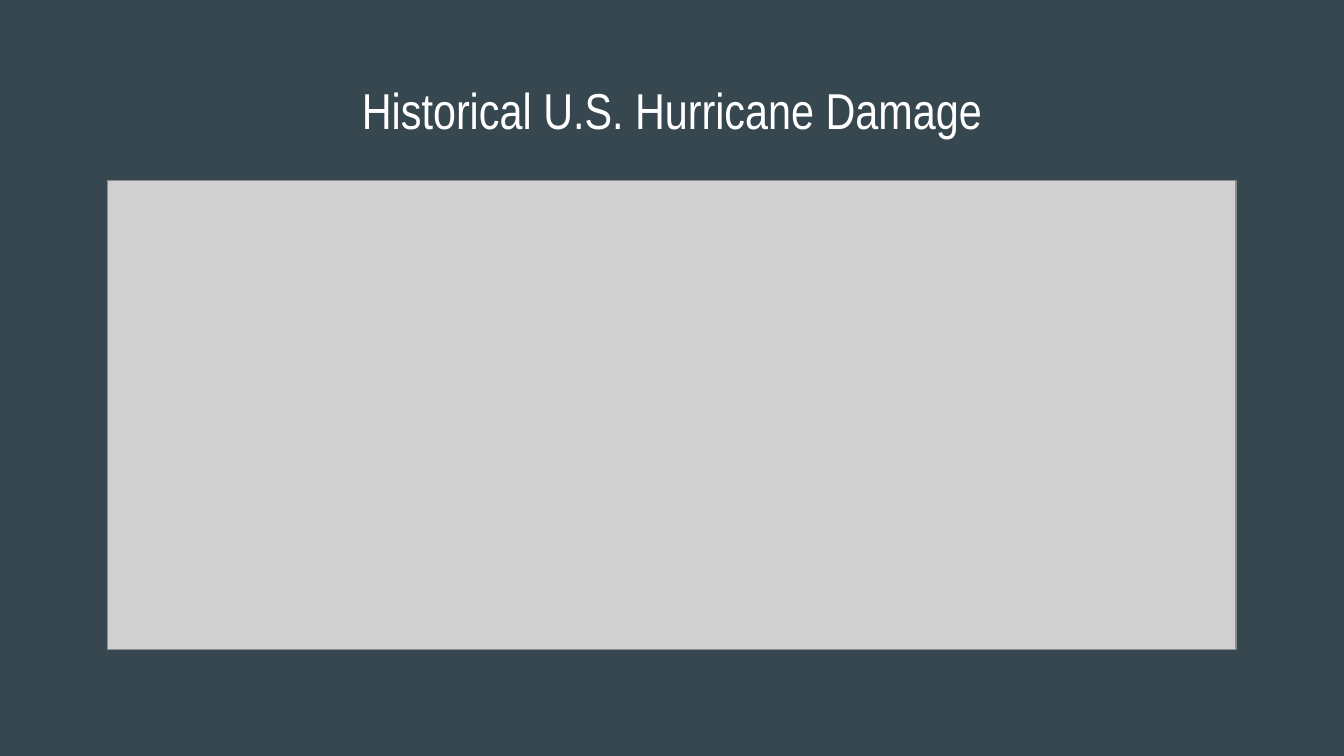
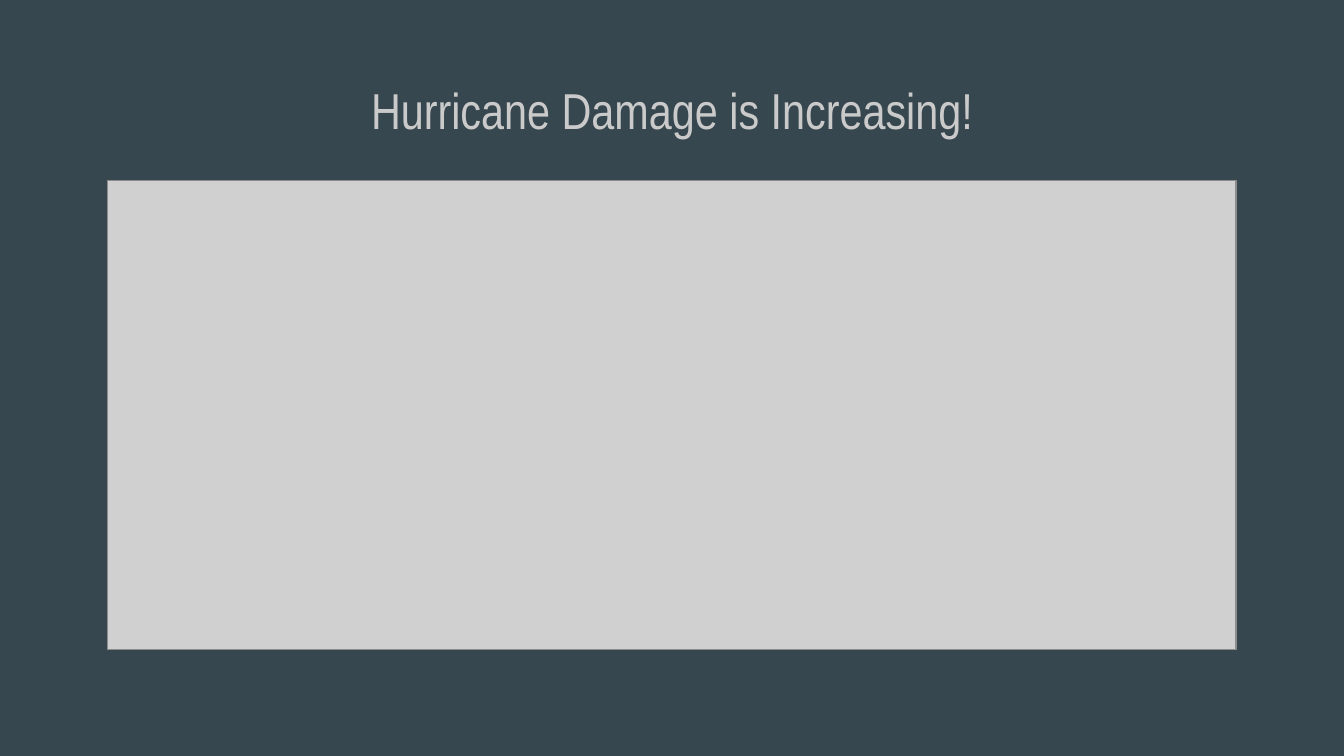
Before and after one commit to cwittmaack12/HurricaneProject, a slide deck: slide 5 of Historical Hurricane Analysis (1).pptx (slide 9 before the commit). Drawn at 1344x756 pixels with LibreOffice and Linux fonts; fonts in the diff are those of the drawing; grey boxes stand for pictures. Boxes give left, top, right and bottom in pixels: in the first picture for what was removed or moved away, otherwise in the second. Text is boxed around its words. In the diff, an @@ line names an element or a change of style, - is before the commit and + after.

```diff
--- a/Historical Hurricane Analysis (1).pptx
+++ b/Historical Hurricane Analysis (1).pptx
@@ title at [371,92,973,139]: text changed; text colour #FFFFFF to #CACACA @@
-Historical U.S. Hurricane Damage
+Hurricane Damage is Increasing!
```
Also in this commit, not shown: 11 other slides changed, 5 slides added, 7 slides removed, 7 other files.
